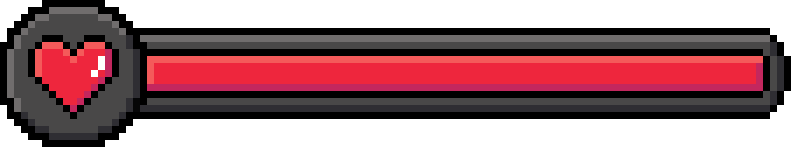
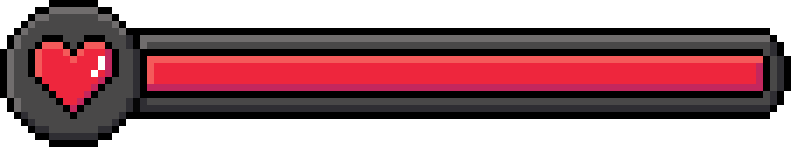
Before/after of a 791 × 147 layered artwork. What changed in the layer stack:
painted on "base" (2nd of 2, in "base") over [0, 0, 147, 147]
